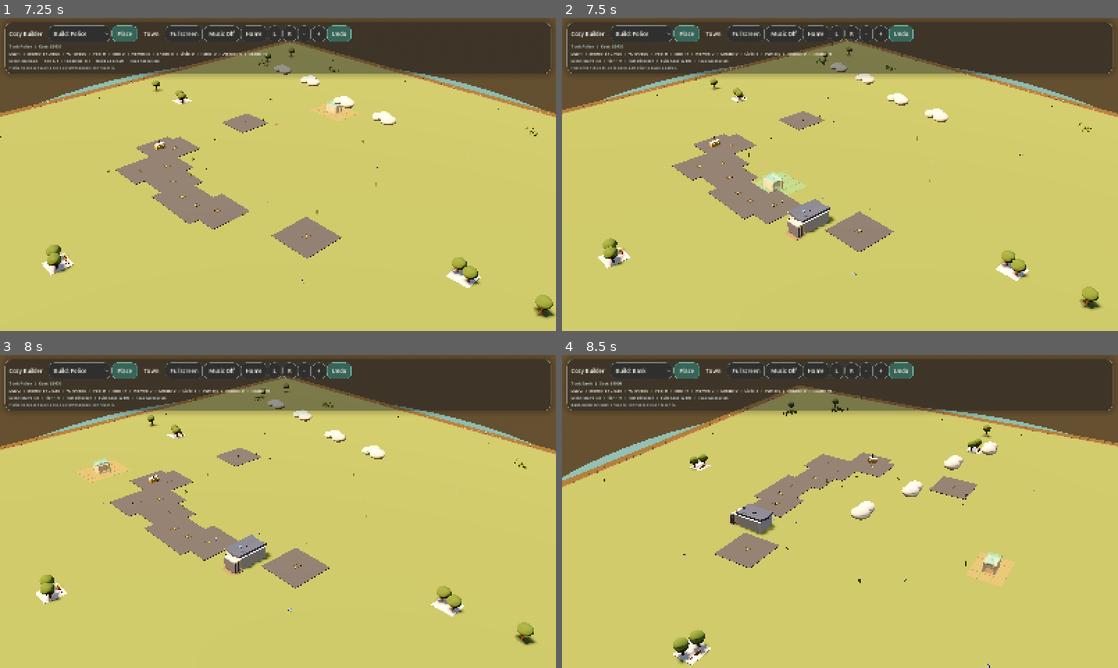
Above: before the commit, frames 1-4 (two rows, left to right).
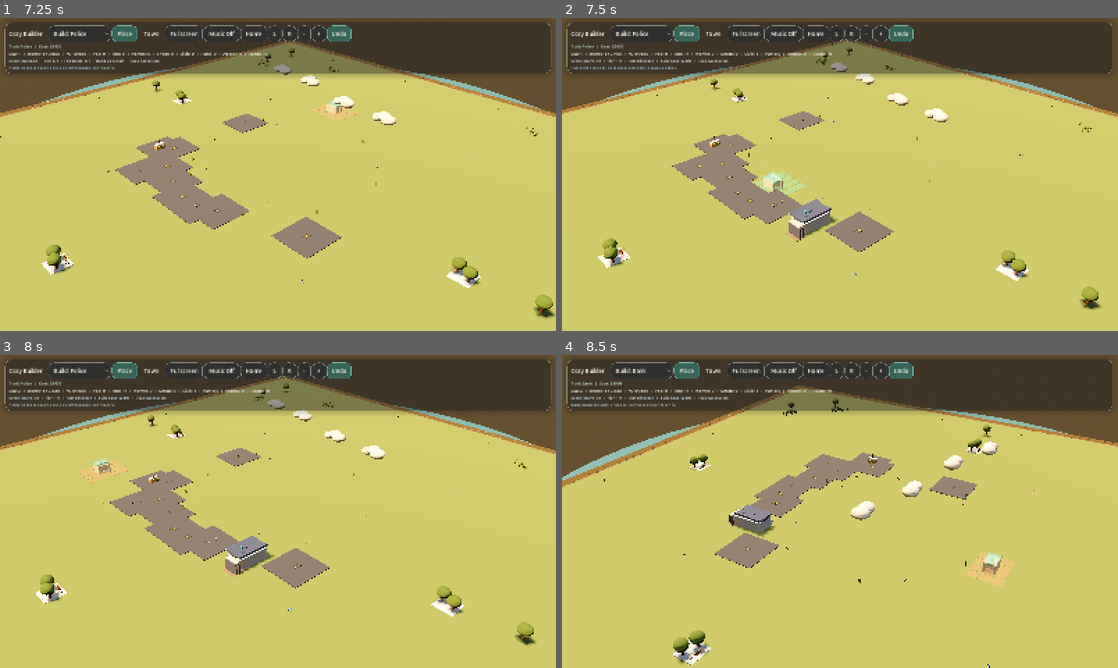
Above: after the commit, the same moments.

Repository: johnswaffles/my-backend-api
Game: Godot game, scene res://scenes/main_scene.tscn
Same seed, same stepped clock (60 frames per second), same inputs: the game is played once before the commit and once after it.
Inputs (mouse positions are in pixels of both pictures, inside the frame that each line leads up to):
- Up to frame 1 (7.25 s): click "Build: Road" at 0.5 s; click "Place" at 1.25 s; click "Town" at 2 s; click "Home" at 2.75 s; click "L" at 3.5 s; click "R" at 4.25 s; tap Space at 5, 5.27 s; move the mouse to (400, 158) at 5.02 s; hold D 5.03-5.75 s; tap 1 at 5.1 s; click (400, 158) at 5.17 s; tap Enter at 5.75 s; drag from (166, 190) to (250, 237) at 5.77 s; move the mouse to (333, 105) at 6.52 s; hold D from 6.53 s (still down); tap 3 at 6.6 s
- Up to frame 2 (7.5 s): release D at 7.25 s; drag from (812, 237) to (673, 127) at 7.27 s
- Up to frame 3 (8 s): no input
- Up to frame 4 (8.5 s): move the mouse to (1006, 558) at 8.02 s; hold A from 8.03 s (still down); tap 5 at 8.1 s; tap Space at 8.27 s

Frame 1 is identical in both runs. In frame 2, 0.2% of the frame differs, in the area x 40-50%, y 57-72%; in frame 3, 0.2%; in frame 4, 0.2%.

Commit message:
Give buildings more frontage setback

Diff:
--- a/cozy-builder-godot/scripts/building_system.gd
+++ b/cozy-builder-godot/scripts/building_system.gd
@@ -83,6 +83,15 @@
 const SAVE_PATH := "user://cozy_builder_save.json"
 const MUSIC_STREAM_PATH := "res://assets/audio/neon-dreams.mp3"
 const PROPERTY_FRONT_SETBACK := 1.0
+const PROPERTY_FRONT_SETBACK_BY_TOOL := {
+	BUILD_TOOL_HOUSE: 1.25,
+	BUILD_TOOL_POLICE: 1.15,
+	BUILD_TOOL_FIRE: 1.15,
+	BUILD_TOOL_BANK: 1.35,
+	BUILD_TOOL_GROCERY: 1.45,
+	BUILD_TOOL_RESTAURANT: 1.25,
+	BUILD_TOOL_CORNER_STORE: 1.2,
+}
 const SIDEWALK_ROUTE_OFFSET := 1.96
 
 @onready var grid_root: Node3D = $GridRoot
@@ -1487,7 +1496,8 @@
 			node = _spawn_house_tile(world_position, false)
 	node.rotation_degrees.y = rad_to_deg(rotation_y)
 	if _tool_requires_road(tool):
-		node.translate_object_local(Vector3(0.0, 0.0, -PROPERTY_FRONT_SETBACK))
+		var setback := float(PROPERTY_FRONT_SETBACK_BY_TOOL.get(tool, PROPERTY_FRONT_SETBACK))
+		node.translate_object_local(Vector3(0.0, 0.0, -setback))
 	node.set_meta("tier", tier)
 	node.set_meta("variant", variant)
 	return node
Not shown, changed: public/godot-playtest/index.html
Not shown, changed: public/godot-playtest/index.pck
